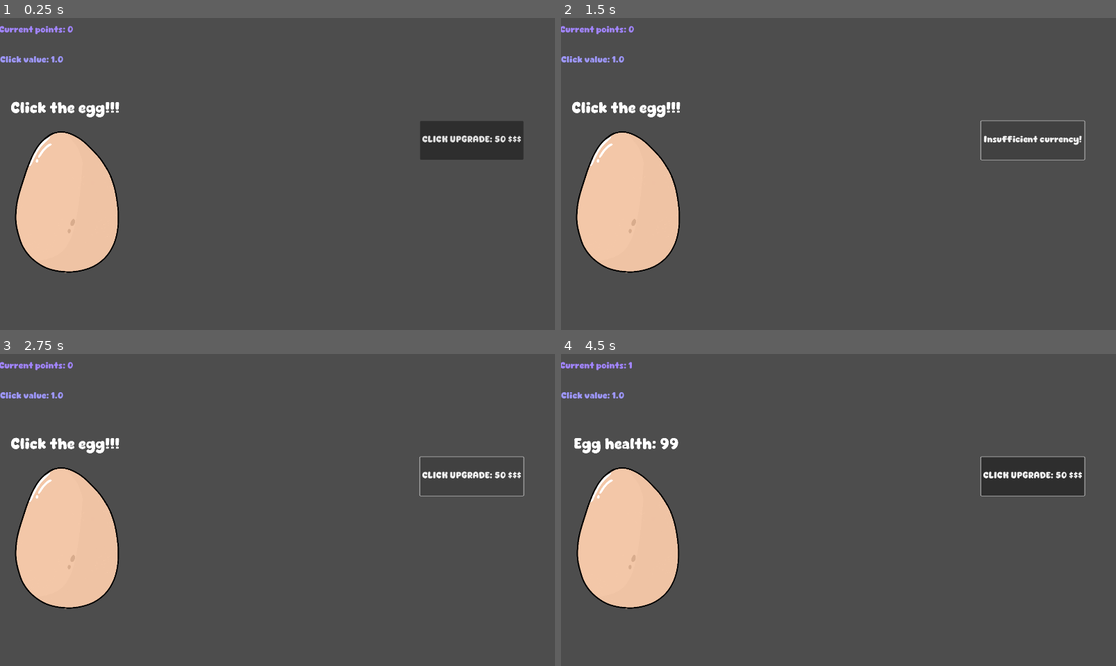
Above: before the commit, frames 1-4 (two rows, left to right).
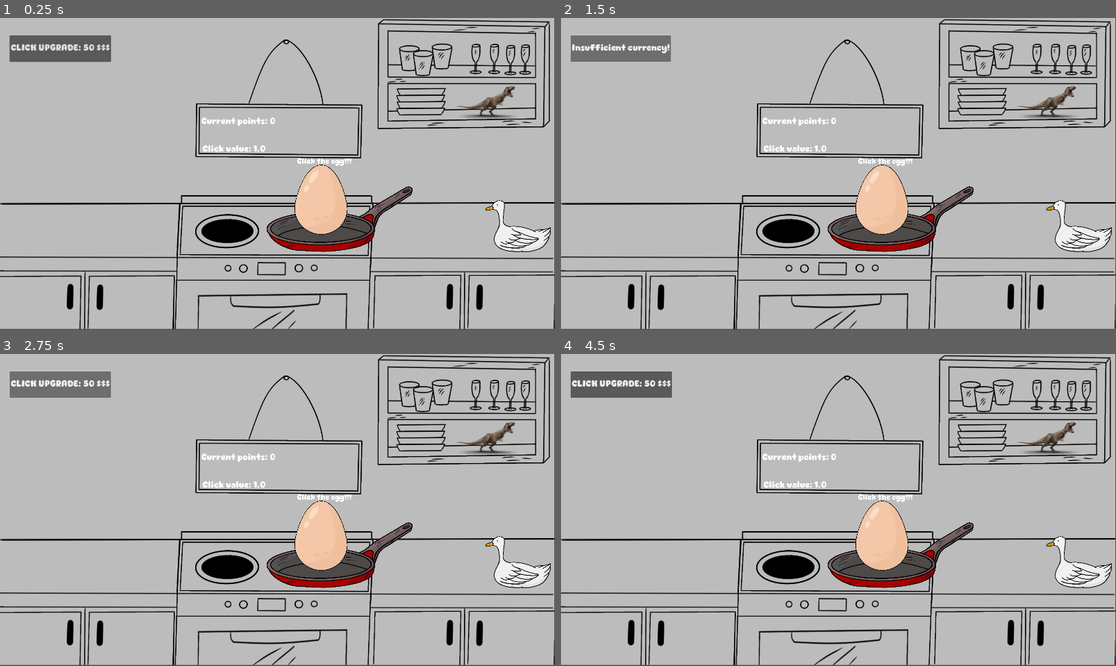
Above: after the commit, the same moments.

Repository: cherciAdelin/Quacky-Clicker
Game: Godot game, scene res://Scenes/main.tscn
The game is run twice, just before and just after one commit, with the same random seed, the same clock (stepped at 60 frames per second) and the same inputs.
Inputs (mouse positions are in pixels of both pictures, inside the frame that each line leads up to):
- Up to frame 1 (0.25 s): no input
- Up to frame 2 (1.5 s): click "CLICK UPGRADE: 50 $$$" at 0.5 s; click "Insufficient currency!" at 1.25 s
- Up to frame 3 (2.75 s): click "Insufficient currency!" at 2 s
- Up to frame 4 (4.5 s): click "CLICK UPGRADE: 50 $$$" at 2.75 s; click "CLICK UPGRADE: 50 $$$" at 3.5 s; move the mouse to (627, 538) at 4.27 s; press the mouse at (627, 538) at 4.28 s

The runs differ from the first frame. In frame 1, 96% of the frame differs, in the area x 0-100%, y 0-100%; in frame 2, 97%; in frame 3, 97%; in frame 4, 96%.

Commit message:
Sprites
Added/changed some sprites that I've been working on for a couple of days (still work in progress)

Diff:
--- /dev/null
+++ b/Scenes/duck.tscn
@@ -0,0 +1,8 @@
+[gd_scene load_steps=2 format=3 uid="uid://lq30jipgbnqm"]
+
+[ext_resource type="Texture2D" uid="uid://b5cf5e22rfc85" path="res://Assets/Sprites/Duckk/Fduck_202510201925_44517.png" id="1_jhtpm"]
+
+[node name="Duck" type="Node2D"]
+
+[node name="DuckSprite" type="Sprite2D" parent="."]
+texture = ExtResource("1_jhtpm")
--- a/Scenes/egg.tscn
+++ b/Scenes/egg.tscn
@@ -1,7 +1,7 @@
 [gd_scene load_steps=5 format=3 uid="uid://b88b3ell8pfih"]
 
 [ext_resource type="Script" uid="uid://bveltrx3av83w" path="res://Scripts/egg.gd" id="1_1iuog"]
-[ext_resource type="Texture2D" uid="uid://b1or317vt5i5v" path="res://Assets/Sprites/Egg/Egg_full_202510151033_14760.png" id="1_jdgtd"]
+[ext_resource type="Texture2D" uid="uid://k26l1kr27um3" path="res://Assets/Sprites/Egg/Egg_full_202510201925_57344.png" id="2_85tk0"]
 [ext_resource type="FontFile" uid="uid://w54u7a0mjjv7" path="res://Assets/Sprites/Fonts/Cute Dino.ttf" id="3_85tk0"]
 
 [sub_resource type="CapsuleShape2D" id="CapsuleShape2D_1iuog"]
@@ -14,17 +14,17 @@
 [node name="egg_sprite" type="Sprite2D" parent="."]
 position = Vector2(-9.536743e-07, -9.536743e-07)
 scale = Vector2(1.015, 1)
-texture = ExtResource("1_jdgtd")
+texture = ExtResource("2_85tk0")
 
 [node name="egg_collision_shape" type="CollisionShape2D" parent="."]
 position = Vector2(96, -2)
 shape = SubResource("CapsuleShape2D_1iuog")
 
 [node name="egg_hp" type="Label" parent="."]
-offset_left = -1173.0
-offset_top = -1909.0
-offset_right = 1289.0
-offset_bottom = -1319.0
+offset_left = -1097.0
+offset_top = -1536.0
+offset_right = 1365.0
+offset_bottom = -946.0
 theme_override_fonts/font = ExtResource("3_85tk0")
 theme_override_font_sizes/font_size = 250
 text = "Click the egg!!!"
--- a/Scenes/main.tscn
+++ b/Scenes/main.tscn
@@ -1,8 +1,11 @@
-[gd_scene load_steps=4 format=3 uid="uid://dhcb5h7hybshs"]
+[gd_scene load_steps=7 format=3 uid="uid://dhcb5h7hybshs"]
 
 [ext_resource type="Script" uid="uid://c7lib2a2hajw2" path="res://Scripts/main.gd" id="1_jjgbg"]
 [ext_resource type="PackedScene" uid="uid://b88b3ell8pfih" path="res://Scenes/egg.tscn" id="2_bo1nx"]
+[ext_resource type="Texture2D" uid="uid://b1ypmqcaps6le" path="res://Assets/Sprites/Background/Background_202510201926_32173.png" id="2_kry3j"]
 [ext_resource type="FontFile" uid="uid://w54u7a0mjjv7" path="res://Assets/Sprites/Fonts/Cute Dino.ttf" id="3_8gbba"]
+[ext_resource type="Texture2D" uid="uid://cf8f4rkijtyih" path="res://Assets/Sprites/Other/Pan_202510201925_21784.png" id="3_21xkr"]
+[ext_resource type="PackedScene" uid="uid://lq30jipgbnqm" path="res://Scenes/duck.tscn" id="4_21xkr"]
 
 [node name="Main" type="Node2D"]
 script = ExtResource("1_jjgbg")
@@ -12,40 +15,52 @@
 scale = Vector2(0.1, 0.1)
 anchor_mode = 0
 
+[node name="Background" type="Sprite2D" parent="Camera2D"]
+position = Vector2(9569.998, 5369.999)
+scale = Vector2(10.002604, 9.990739)
+texture = ExtResource("2_kry3j")
+
+[node name="Pan" type="Sprite2D" parent="Camera2D"]
+position = Vector2(11350, 7260)
+scale = Vector2(2.3669348, 1.9071499)
+texture = ExtResource("3_21xkr")
+
 [node name="Egg" parent="." instance=ExtResource("2_bo1nx")]
-position = Vector2(215, 640)
-scale = Vector2(0.2, 0.2)
+position = Vector2(1109.9999, 623)
+scale = Vector2(0.1, 0.1)
 
 [node name="UI" type="Node2D" parent="."]
-position = Vector2(-4, 1)
+position = Vector2(-2, 6)
+
+[node name="Duck" parent="UI" instance=ExtResource("4_21xkr")]
+position = Vector2(1788, 720)
+scale = Vector2(0.1, 0.1)
 
 [node name="Score" type="Label" parent="UI"]
-offset_left = 1.0
-offset_top = 1.0
-offset_right = 282.0
-offset_bottom = 86.0
-theme_override_colors/font_color = Color(0.63529414, 0.52156866, 1, 1)
+offset_left = 699.0
+offset_top = 312.0
+offset_right = 1243.0
+offset_bottom = 399.0
 theme_override_fonts/font = ExtResource("3_8gbba")
 theme_override_font_sizes/font_size = 30
 text = "Current score:"
 vertical_alignment = 1
 
 [node name="Click_val" type="Label" parent="UI"]
-offset_left = 5.0
-offset_top = 95.0
-offset_right = 271.0
-offset_bottom = 200.0
-theme_override_colors/font_color = Color(0.62352943, 0.59607846, 1, 1)
+offset_left = 703.0
+offset_top = 399.0
+offset_right = 969.0
+offset_bottom = 504.0
 theme_override_fonts/font = ExtResource("3_8gbba")
 theme_override_font_sizes/font_size = 30
 text = "Click value:"
 vertical_alignment = 1
 
 [node name="Upgrade1" type="Button" parent="UI"]
-offset_left = 1458.0
-offset_top = 357.0
-offset_right = 1816.0
-offset_bottom = 490.0
+offset_left = 36.0
+offset_top = 55.0
+offset_right = 283.0
+offset_bottom = 147.0
 theme_override_fonts/font = ExtResource("3_8gbba")
 theme_override_font_sizes/font_size = 30
 text = "Upgrade button"
--- a/Scripts/DmgPopup.gd
+++ /dev/null
@@ -1,13 +0,0 @@
-extends Node2D
-
-@onready var label = $Label
-
-func show_dmg(amount: int):
-	$Label.text = str(amount)
-
-	var tween := create_tween()
-
-	tween.tween_property(self, "position: y", position.y - 30, 0.6)
-	tween.parallel().tween_property(self, "modulate", 0.0, 0.6)
-
-	tween.finished.connect(queue_free)
--- a/Scripts/egg.gd
+++ b/Scripts/egg.gd
@@ -21,11 +21,11 @@
 @onready var sprite = $egg_sprite
 ##preloads the textures for the egg at the start of the program
 @onready var egg_textures := {
-	100:	preload("res://Assets/Sprites/Egg/Egg_full_202510151033_14760.png"),
-	75:		preload("res://Assets/Sprites/Egg/Egg_cracked1_202510151033_14758.png"),
-	50:		preload("res://Assets/Sprites/Egg/Egg_cracked2_202510151033_14756.png"),
-	25:		preload("res://Assets/Sprites/Egg/Egg_cracked3_202510151033_14755.png"),
-	0:		preload("res://Assets/Sprites/Egg/Egg_broken_202510151033_14751.png"),
+	100:	preload("res://Assets/Sprites/Egg/Egg_full_202510201925_57344.png"),
+	75:		preload("res://Assets/Sprites/Egg/Egg_cracked1_202510201925_57343.png"),
+	50:		preload("res://Assets/Sprites/Egg/Egg_cracked2_202510201925_57339.png"),
+	25:		preload("res://Assets/Sprites/Egg/Egg_cracked3_202510201925_57338.png"),
+	0:		preload("res://Assets/Sprites/Egg/Egg_broken_202510201925_57336.png"),
 }
 
 
--- /dev/null
+++ b/Scripts/upgrade_1.gd
@@ -0,0 +1 @@
+extends TextureButton
--- a/project.godot
+++ b/project.godot
@@ -20,7 +20,6 @@
 window/size/viewport_width=1920
 window/size/viewport_height=1080
 window/size/mode=4
-mouse_cursor/custom_image="uid://86tjtsowh8s3"
 
 [input]
 
Binary file added: Assets/Sprites/Background/Background_202510201926_32173.png
Not shown, added: Assets/Sprites/Background/Background_202510201926_32173.png.import
Binary file added: Assets/Sprites/Duckk/Fduck_202510201925_44517.png
Not shown, added: Assets/Sprites/Duckk/Fduck_202510201925_44517.png.import
Binary file added: Assets/Sprites/Egg/Egg_broken_202510201925_57336.png
Not shown, added: Assets/Sprites/Egg/Egg_broken_202510201925_57336.png.import
Binary file added: Assets/Sprites/Egg/Egg_cracked1_202510201925_57343.png
Not shown, added: Assets/Sprites/Egg/Egg_cracked1_202510201925_57343.png.import
Binary file added: Assets/Sprites/Egg/Egg_cracked2_202510201925_57339.png
Not shown, added: Assets/Sprites/Egg/Egg_cracked2_202510201925_57339.png.import
Binary file added: Assets/Sprites/Egg/Egg_cracked3_202510201925_57338.png
Not shown, added: Assets/Sprites/Egg/Egg_cracked3_202510201925_57338.png.import
(and 5 more such lines)
